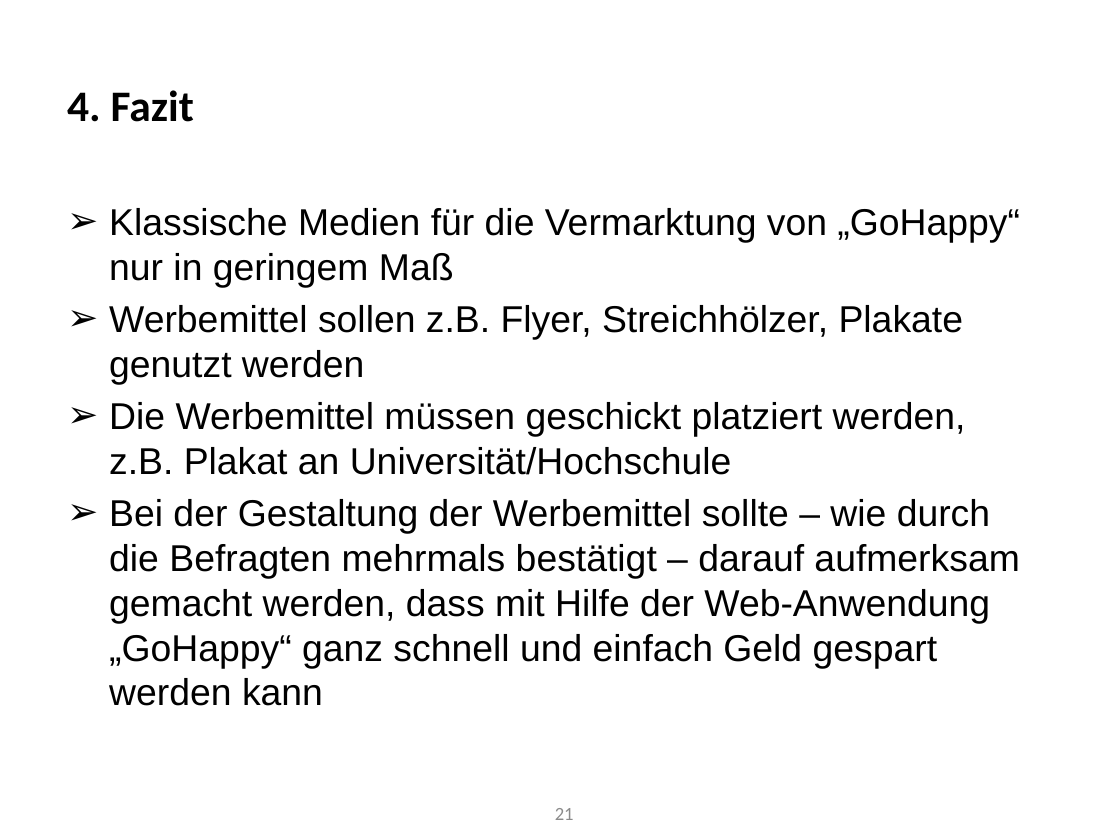
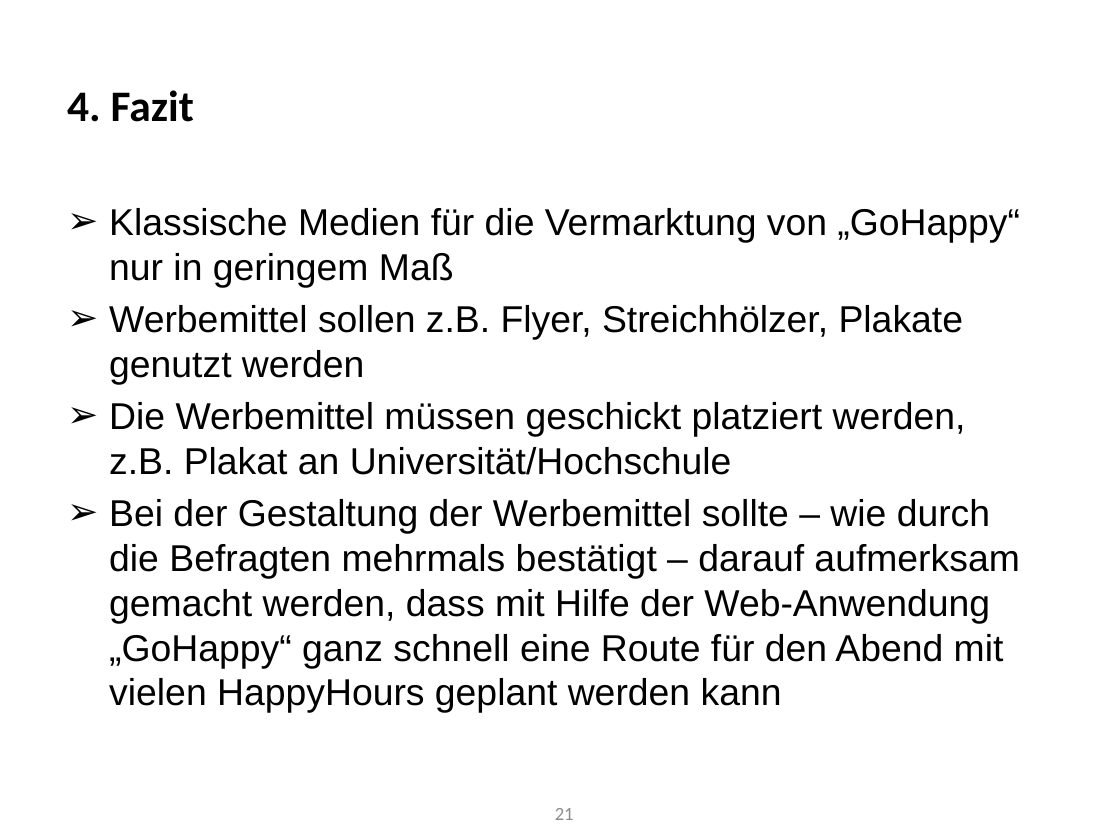
Before and after one commit to Roba1993/Happy-Hour, a slide deck: slide 21 of documents/marketing/Marketingstrategie - Klassische Medien (5.8).pptx. Drawn at 1120x840 pixels with LibreOffice and Linux fonts; fonts in the diff are those of the drawing. Boxes give left, top, right and bottom in pixels: in the first picture for what was removed or moved away, otherwise in the second. Text is boxed around its words. In the diff, an @@ line names an element or a change of style, - is before the commit and + after.

```diff
--- a/documents/marketing/Marketingstrategie - Klassische Medien (5.8).pptx
+++ b/documents/marketing/Marketingstrategie - Klassische Medien (5.8).pptx
@@ text at (109, 499, 1019, 713): text changed @@
-➢ Bei der Gestaltung der Werbemittel sollte – wie durch die Befragten mehrmals bestätigt – darauf aufmerksam gemacht werden, dass mit Hilfe der Web-Anwendung „GoHappy“ ganz schnell und einfach Geld gespart werden kann
+➢ Bei der Gestaltung der Werbemittel sollte – wie durch die Befragten mehrmals bestätigt – darauf aufmerksam gemacht werden, dass mit Hilfe der Web-Anwendung „GoHappy“ ganz schnell eine Route für den Abend mit vielen HappyHours geplant werden kann
```
Also in this commit, not shown: 7 other slides changed.
